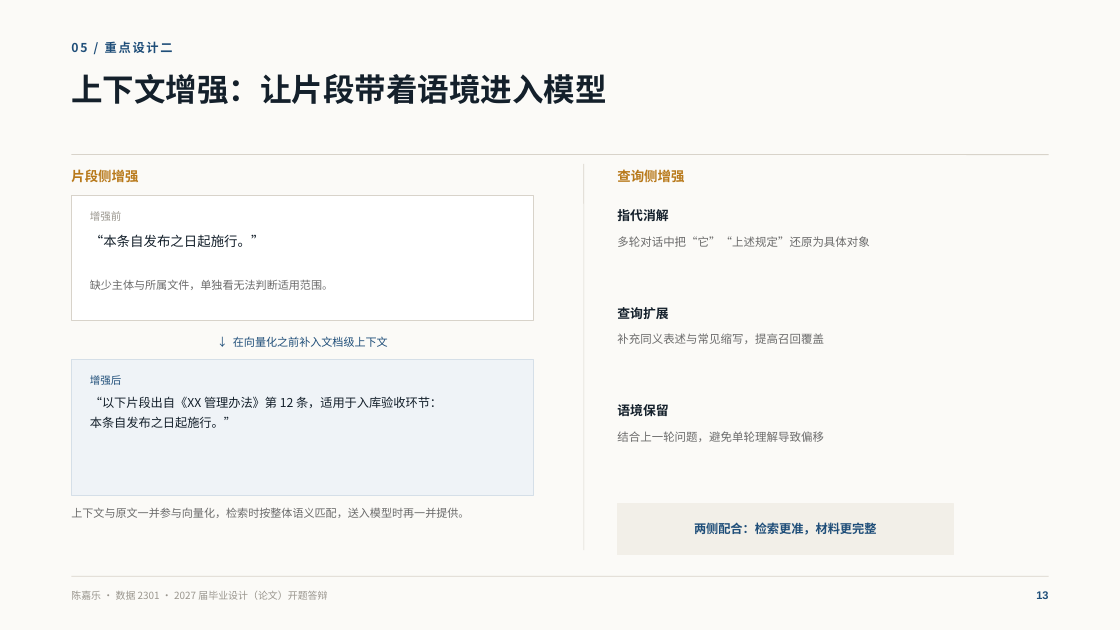
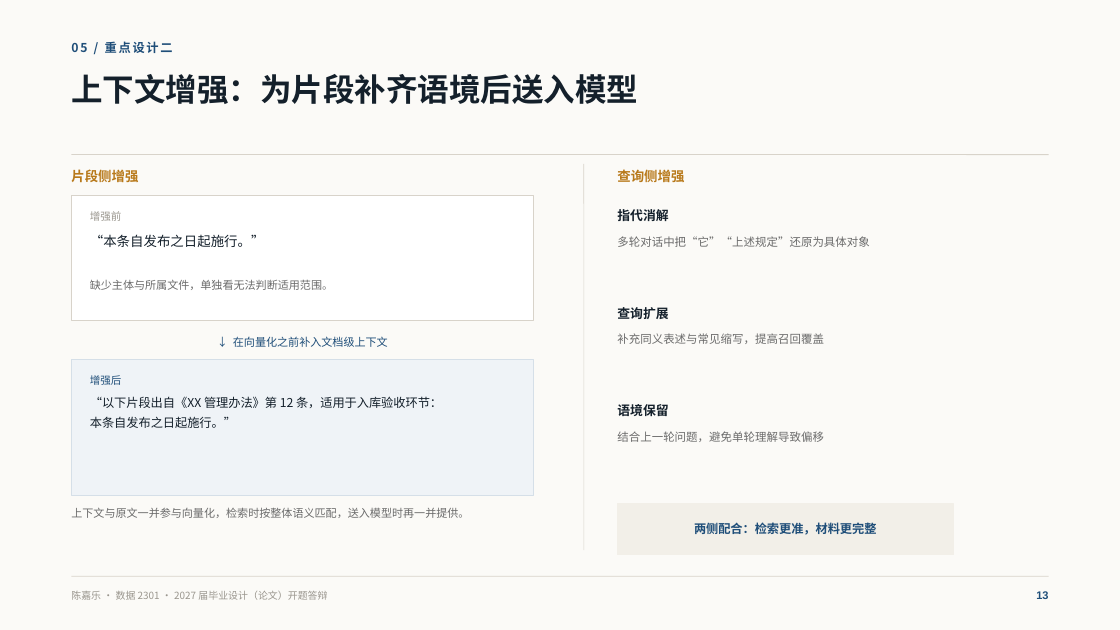
Before and after one commit to CJLOdyssey/ragbase, a slide deck: slide 13 of 开题答辩PPT_陈嘉乐.pptx. Drawn at 1120x630 pixels with LibreOffice and Linux fonts; fonts in the diff are those of the drawing. Boxes give left, top, right and bottom in pixels: in the first picture for what was removed or moved away, otherwise in the second. Text is boxed around its words. In the diff, an @@ line names an element or a change of style, - is before the commit and + after.

```diff
--- a/开题答辩PPT_陈嘉乐.pptx
+++ b/开题答辩PPT_陈嘉乐.pptx
@@ text at bbox=[71, 74, 638, 104]: text changed @@
-上下文增强：让片段带着语境进入模型
+上下文增强：为片段补齐语境后送入模型
```
Also in this commit, not shown: 8 other slides changed.
